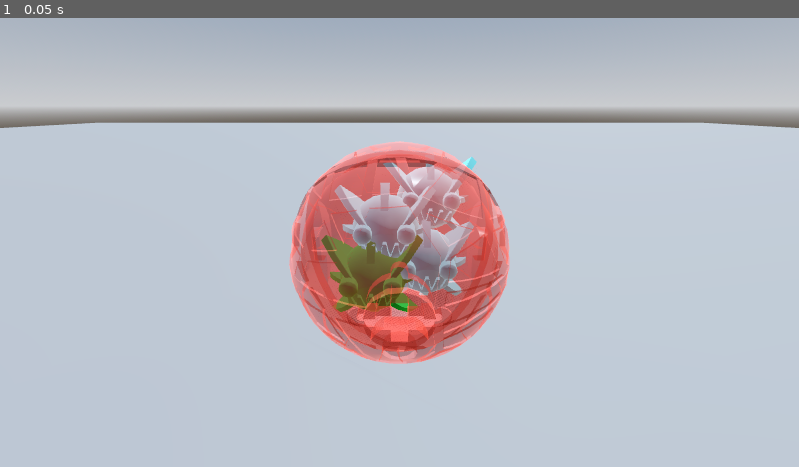
Above: before the commit, frame 1.
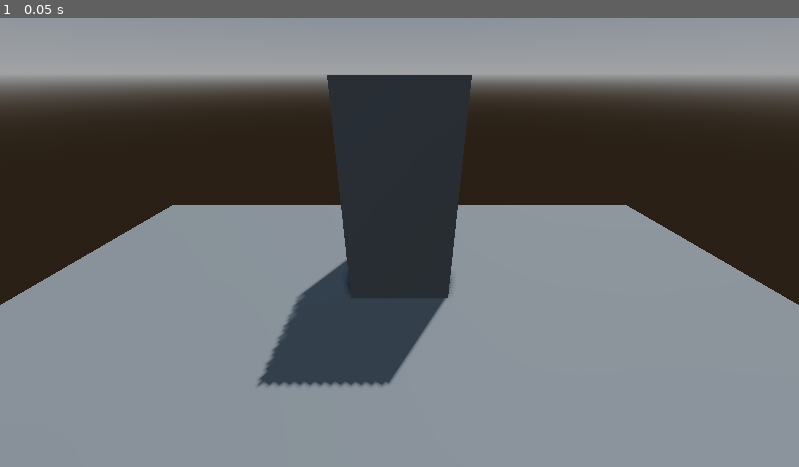
Above: after the commit, the same moment.

Repository: PIXEL-GAME-DEV/battle-for-power
Game: Godot game, scene res://source/levels/museum.tscn
Same seed, same stepped clock (60 frames per second), same inputs: the game is played once before the commit and once after it.
Inputs:
- Up to frame 1 (0.05 s): no input

The runs differ from the first frame. In frame 1, 100% of the frame differs, in the area x 0-100%, y 0-100%.

Commit message:
remove models, new materials

Diff:
--- a/assets/materials/black.tres
+++ b/assets/materials/black.tres
@@ -1,6 +1,16 @@
 [gd_resource type="StandardMaterial3D" format=3 uid="uid://b8225kq22is04"]
 
+[ext_resource type="Texture2D" uid="uid://i7gfehvw217x" path="res://assets/textures/detail_noise.tres" id="1_jb07i"]
+[ext_resource type="Texture2D" uid="uid://ds0ht1yxgwqgu" path="res://assets/textures/normal_noise.tres" id="2_2isvp"]
+[ext_resource type="Material" uid="uid://pff037iq3los" path="res://assets/materials/curvature.tres" id="3_2isvp"]
+
 [resource]
+next_pass = ExtResource("3_2isvp")
 albedo_color = Color(0.12941177, 0.12941177, 0.12941177, 1)
+metallic = 0.25
 roughness = 0.25
+detail_mask = ExtResource("1_jb07i")
+detail_blend_mode = 3
+detail_normal = ExtResource("2_2isvp")
+uv1_scale = Vector3(0.001, 0.001, 0.001)
 stencil_flags = 2
--- a/assets/materials/blue.tres
+++ b/assets/materials/blue.tres
@@ -1,6 +1,16 @@
 [gd_resource type="StandardMaterial3D" format=3 uid="uid://cibin2dsmd2n3"]
 
+[ext_resource type="Texture2D" uid="uid://i7gfehvw217x" path="res://assets/textures/detail_noise.tres" id="1_6nvlc"]
+[ext_resource type="Texture2D" uid="uid://ds0ht1yxgwqgu" path="res://assets/textures/normal_noise.tres" id="2_r8iop"]
+[ext_resource type="Material" uid="uid://pff037iq3los" path="res://assets/materials/curvature.tres" id="3_r8iop"]
+
 [resource]
+next_pass = ExtResource("3_r8iop")
 albedo_color = Color(0, 0.34117648, 0.6509804, 1)
+metallic = 0.25
 roughness = 0.25
+detail_mask = ExtResource("1_6nvlc")
+detail_blend_mode = 3
+detail_normal = ExtResource("2_r8iop")
+uv1_scale = Vector3(0.001, 0.001, 0.001)
 stencil_flags = 2
--- /dev/null
+++ b/assets/materials/curvature.tres
@@ -0,0 +1,9 @@
+[gd_resource type="ShaderMaterial" format=3 uid="uid://pff037iq3los"]
+
+[ext_resource type="Shader" uid="uid://ccspysnsg44ba" path="res://source/shaders/curvature.gdshader" id="1_i0oyd"]
+
+[resource]
+render_priority = 1
+shader = ExtResource("1_i0oyd")
+shader_parameter/ridge = 1.0
+shader_parameter/valley = 1.0
--- a/assets/materials/dark_blue.tres
+++ b/assets/materials/dark_blue.tres
@@ -1,6 +1,10 @@
 [gd_resource type="StandardMaterial3D" format=3 uid="uid://c4b2cj18x0en7"]
 
+[ext_resource type="Material" uid="uid://pff037iq3los" path="res://assets/materials/curvature.tres" id="1_st4m4"]
+
 [resource]
+next_pass = ExtResource("1_st4m4")
 albedo_color = Color(0.14117648, 0.21568628, 0.34117648, 1)
+metallic = 0.25
 roughness = 0.25
 stencil_flags = 2
--- a/assets/materials/dark_bluish_grey.tres
+++ b/assets/materials/dark_bluish_grey.tres
@@ -1,6 +1,17 @@
 [gd_resource type="StandardMaterial3D" format=3 uid="uid://lvtp6bvbgo6o"]
 
+[ext_resource type="Texture2D" uid="uid://i7gfehvw217x" path="res://assets/textures/detail_noise.tres" id="1_rx25f"]
+[ext_resource type="Texture2D" uid="uid://ds0ht1yxgwqgu" path="res://assets/textures/normal_noise.tres" id="2_w4ajr"]
+[ext_resource type="Material" uid="uid://pff037iq3los" path="res://assets/materials/curvature.tres" id="3_w4ajr"]
+
 [resource]
+next_pass = ExtResource("3_w4ajr")
 albedo_color = Color(0.34901962, 0.3647059, 0.3764706, 1)
+metallic = 0.25
 roughness = 0.25
+detail_mask = ExtResource("1_rx25f")
+detail_blend_mode = 3
+detail_normal = ExtResource("2_w4ajr")
+uv1_scale = Vector3(0.005, 0.005, 0.005)
+uv1_triplanar = true
 stencil_flags = 2
--- a/assets/materials/dark_red.tres
+++ b/assets/materials/dark_red.tres
@@ -1,6 +1,10 @@
 [gd_resource type="StandardMaterial3D" format=3 uid="uid://dtvhbed4bbpcp"]
 
+[ext_resource type="Material" uid="uid://pff037iq3los" path="res://assets/materials/curvature.tres" id="1_ikmot"]
+
 [resource]
+next_pass = ExtResource("1_ikmot")
 albedo_color = Color(0.41568628, 0.05490196, 0.08235294, 1)
+metallic = 0.25
 roughness = 0.25
 stencil_flags = 2
--- /dev/null
+++ b/assets/materials/glow_trans_neon_green.tres
@@ -0,0 +1,12 @@
+[gd_resource type="StandardMaterial3D" format=3 uid="uid://ce6gudy23e5bb"]
+
+[resource]
+transparency = 1
+albedo_color = Color(0.7529412, 0.9607843, 0, 0.49803922)
+metallic = 0.25
+roughness = 0.25
+emission_enabled = true
+emission = Color(0.7529412, 0.9607843, 0, 0.49803922)
+rim_enabled = true
+refraction_scale = 0.02
+stencil_flags = 2
--- /dev/null
+++ b/assets/materials/glow_trans_neon_orange.tres
@@ -0,0 +1,12 @@
+[gd_resource type="StandardMaterial3D" format=3 uid="uid://c1xccahxbn62l"]
+
+[resource]
+render_priority = 1
+transparency = 1
+albedo_color = Color(1, 0.25882354, 0.19215687, 0.49803922)
+metallic = 0.25
+roughness = 0.25
+emission_enabled = true
+emission = Color(1, 0.25882354, 0.19215687, 0.49803922)
+rim_enabled = true
+stencil_flags = 2
--- a/assets/materials/light_bluish_grey.tres
+++ b/assets/materials/light_bluish_grey.tres
@@ -1,6 +1,10 @@
 [gd_resource type="StandardMaterial3D" format=3 uid="uid://b4v02d5twvgvx"]
 
+[ext_resource type="Material" uid="uid://pff037iq3los" path="res://assets/materials/curvature.tres" id="1_7es0q"]
+
 [resource]
+next_pass = ExtResource("1_7es0q")
 albedo_color = Color(0.6862745, 0.70980394, 0.78039217, 1)
+metallic = 0.25
 roughness = 0.25
 stencil_flags = 2
--- a/assets/materials/lime.tres
+++ b/assets/materials/lime.tres
@@ -1,6 +1,10 @@
 [gd_resource type="StandardMaterial3D" format=3 uid="uid://c76d5y5h4nfn2"]
 
+[ext_resource type="Material" uid="uid://pff037iq3los" path="res://assets/materials/curvature.tres" id="1_xql11"]
+
 [resource]
+next_pass = ExtResource("1_xql11")
 albedo_color = Color(0.76862746, 0.8784314, 0, 1)
+metallic = 0.25
 roughness = 0.25
 stencil_flags = 2
--- /dev/null
+++ b/assets/materials/metal.tres
@@ -0,0 +1,9 @@
+[gd_resource type="StandardMaterial3D" format=3 uid="uid://dkx7t2k4t283g"]
+
+[ext_resource type="Material" uid="uid://pff037iq3los" path="res://assets/materials/curvature.tres" id="1_8a8ap"]
+
+[resource]
+next_pass = ExtResource("1_8a8ap")
+metallic = 1.0
+roughness = 0.0
+stencil_flags = 2
--- a/assets/materials/orange.tres
+++ b/assets/materials/orange.tres
@@ -1,6 +1,10 @@
 [gd_resource type="StandardMaterial3D" format=3 uid="uid://gov8qk51uqsh"]
 
+[ext_resource type="Material" uid="uid://pff037iq3los" path="res://assets/materials/curvature.tres" id="1_ku41j"]
+
 [resource]
+next_pass = ExtResource("1_ku41j")
 albedo_color = Color(1, 0.49411765, 0.078431375, 1)
+metallic = 0.25
 roughness = 0.25
 stencil_flags = 2
--- /dev/null
+++ b/assets/materials/pearl_dark_grey.tres
@@ -0,0 +1,10 @@
+[gd_resource type="StandardMaterial3D" format=3 uid="uid://dswqsdpjn81ok"]
+
+[ext_resource type="Material" uid="uid://pff037iq3los" path="res://assets/materials/curvature.tres" id="1_gp3c4"]
+
+[resource]
+next_pass = ExtResource("1_gp3c4")
+albedo_color = Color(0.4, 0.4, 0.3764706, 1)
+metallic = 1.0
+roughness = 0.25
+stencil_flags = 2
--- a/assets/materials/pearl_light_grey.tres
+++ b/assets/materials/pearl_light_grey.tres
@@ -1,7 +1,10 @@
 [gd_resource type="StandardMaterial3D" format=3 uid="uid://bxvy8x6dylplq"]
 
+[ext_resource type="Material" uid="uid://pff037iq3los" path="res://assets/materials/curvature.tres" id="1_7lixb"]
+
 [resource]
+next_pass = ExtResource("1_7lixb")
 albedo_color = Color(0.6745098, 0.7176471, 0.7529412, 1)
-metallic = 0.6
-roughness = 0.25
+metallic = 1.0
+roughness = 0.2
 stencil_flags = 2
--- a/assets/materials/red.tres
+++ b/assets/materials/red.tres
@@ -1,6 +1,10 @@
 [gd_resource type="StandardMaterial3D" format=3 uid="uid://22rbiwa61bjq"]
 
+[ext_resource type="Material" uid="uid://pff037iq3los" path="res://assets/materials/curvature.tres" id="1_qtd1o"]
+
 [resource]
+next_pass = ExtResource("1_qtd1o")
 albedo_color = Color(0.7019608, 0, 0.023529412, 1)
+metallic = 0.25
 roughness = 0.25
 stencil_flags = 2
--- a/assets/materials/rubber_trans_green.tres
+++ b/assets/materials/rubber_trans_green.tres
@@ -1,9 +1,11 @@
 [gd_resource type="StandardMaterial3D" format=3 uid="uid://cxsyqd3ij8wvo"]
 
+[ext_resource type="Material" uid="uid://pff037iq3los" path="res://assets/materials/curvature.tres" id="1_8n3pj"]
+
 [resource]
+next_pass = ExtResource("1_8n3pj")
 albedo_color = Color(0.12941177, 0.4627451, 0.14509805, 1)
 roughness = 0.9
-rim_enabled = true
 subsurf_scatter_enabled = true
 subsurf_scatter_strength = 1.0
 subsurf_scatter_transmittance_enabled = true
--- a/assets/materials/rubber_trans_light_blue.tres
+++ b/assets/materials/rubber_trans_light_blue.tres
@@ -1,9 +1,11 @@
 [gd_resource type="StandardMaterial3D" format=3 uid="uid://rhi6iq82o7g8"]
 
+[ext_resource type="Material" uid="uid://pff037iq3los" path="res://assets/materials/curvature.tres" id="1_r1xd1"]
+
 [resource]
+next_pass = ExtResource("1_r1xd1")
 albedo_color = Color(0.40784314, 0.7372549, 0.77254903, 1)
 roughness = 0.9
-rim_enabled = true
 subsurf_scatter_enabled = true
 subsurf_scatter_strength = 1.0
 subsurf_scatter_transmittance_enabled = true
--- a/assets/materials/rubber_trans_neon_orange.tres
+++ b/assets/materials/rubber_trans_neon_orange.tres
@@ -1,9 +1,11 @@
 [gd_resource type="StandardMaterial3D" format=3 uid="uid://dl35b7ujq87kk"]
 
+[ext_resource type="Material" uid="uid://pff037iq3los" path="res://assets/materials/curvature.tres" id="1_32wxk"]
+
 [resource]
+next_pass = ExtResource("1_32wxk")
 albedo_color = Color(1, 0.25882354, 0.19215687, 1)
 roughness = 0.9
-rim_enabled = true
 subsurf_scatter_enabled = true
 subsurf_scatter_strength = 1.0
 subsurf_scatter_transmittance_enabled = true
--- a/assets/materials/rubber_trans_orange.tres
+++ b/assets/materials/rubber_trans_orange.tres
@@ -1,9 +1,11 @@
 [gd_resource type="StandardMaterial3D" format=3 uid="uid://874sawhbm80v"]
 
+[ext_resource type="Material" uid="uid://pff037iq3los" path="res://assets/materials/curvature.tres" id="1_pget1"]
+
 [resource]
+next_pass = ExtResource("1_pget1")
 albedo_color = Color(0.9137255, 0.43529412, 0.003921569, 1)
 roughness = 0.9
-rim_enabled = true
 subsurf_scatter_enabled = true
 subsurf_scatter_strength = 1.0
 subsurf_scatter_transmittance_enabled = true
--- a/assets/materials/trans_medium_blue.tres
+++ b/assets/materials/trans_medium_blue.tres
@@ -1,7 +1,9 @@
 [gd_resource type="StandardMaterial3D" format=3 uid="uid://dv0bv1irsegrr"]
 
 [resource]
+render_priority = 2
 transparency = 1
 albedo_color = Color(0.4627451, 0.6392157, 0.78431374, 0.49803922)
-roughness = 0.25
+metallic = 1.0
+roughness = 0.0
 stencil_flags = 2
--- a/assets/materials/trans_neon_green.tres
+++ b/assets/materials/trans_neon_green.tres
@@ -3,7 +3,6 @@
 [resource]
 transparency = 1
 albedo_color = Color(0.7529412, 0.9607843, 0, 0.49803922)
+metallic = 0.25
 roughness = 0.25
-rim_enabled = true
-refraction_scale = 0.02
 stencil_flags = 2
--- a/assets/materials/trans_neon_orange.tres
+++ b/assets/materials/trans_neon_orange.tres
@@ -3,6 +3,7 @@
 [resource]
 transparency = 1
 albedo_color = Color(1, 0.25882354, 0.19215687, 0.49803922)
+metallic = 0.25
 roughness = 0.25
 rim_enabled = true
 refraction_scale = 0.02
--- a/assets/materials/white.tres
+++ b/assets/materials/white.tres
@@ -1,5 +1,6 @@
 [gd_resource type="StandardMaterial3D" format=3 uid="uid://bvahxjpxcc128"]
 
 [resource]
+metallic = 0.25
 roughness = 0.25
 stencil_flags = 2
--- /dev/null
+++ b/assets/textures/detail_noise.tres
@@ -0,0 +1,10 @@
+[gd_resource type="NoiseTexture2D" format=3 uid="uid://i7gfehvw217x"]
+
+[sub_resource type="FastNoiseLite" id="FastNoiseLite_71kic"]
+seed = 1
+
+[resource]
+width = 4096
+height = 4096
+noise = SubResource("FastNoiseLite_71kic")
+seamless = true
--- /dev/null
+++ b/assets/textures/normal_noise.tres
@@ -0,0 +1,8 @@
+[gd_resource type="NoiseTexture2D" format=3 uid="uid://ds0ht1yxgwqgu"]
+
+[sub_resource type="FastNoiseLite" id="FastNoiseLite_whhyy"]
+
+[resource]
+noise = SubResource("FastNoiseLite_whhyy")
+seamless = true
+as_normal_map = true
--- a/project.godot
+++ b/project.godot
@@ -13,11 +13,15 @@
 config/name="Battle for power"
 run/main_scene="uid://8j3q300p8gx4"
 config/features=PackedStringArray("4.6", "Forward Plus")
-config/icon="res://assets/icon.svg"
+config/icon="res://assets/textures/icon.svg"
 
 [autoload]
 
 MultiplayerInput="*uid://bggkri7rfpuft"
+
+[display]
+
+window/size/mode=4
 
 [editor_plugins]
 
@@ -30,6 +34,6 @@
 [rendering]
 
 rendering_device/driver.windows="d3d12"
-anti_aliasing/quality/msaa_3d=2
 anti_aliasing/quality/use_debanding=true
 environment/subsurface_scattering/subsurface_scattering_quality=3
+anti_aliasing/quality/use_taa=true
--- a/source/levels/museum.tscn
+++ b/source/levels/museum.tscn
@@ -1,6 +1,4 @@
 [gd_scene format=3 uid="uid://8j3q300p8gx4"]
-
-[ext_resource type="PackedScene" uid="uid://bpqlbkxe82pq1" path="res://source/objects/tridax_pod.tscn" id="1_cko76"]
 
 [sub_resource type="ProceduralSkyMaterial" id="ProceduralSkyMaterial_yv0si"]
 sky_horizon_color = Color(0.66224277, 0.6717428, 0.6867428, 1)
@@ -12,12 +10,16 @@
 [sub_resource type="Environment" id="Environment_11t87"]
 background_mode = 2
 sky = SubResource("Sky_i6tyk")
-tonemap_mode = 2
+tonemap_mode = 4
+ssr_enabled = true
 ssao_enabled = true
 ssil_enabled = true
 sdfgi_enabled = true
+sdfgi_y_scale = 2
 glow_enabled = true
-volumetric_fog_enabled = true
+
+[sub_resource type="CapsuleShape3D" id="CapsuleShape3D_lo37y"]
+radius = 0.4
 
 [node name="Museum" type="Node3D" unique_id=59399989]
 
@@ -27,14 +29,27 @@
 [node name="DirectionalLight3D" type="DirectionalLight3D" parent="." unique_id=235687190]
 transform = Transform3D(-0.8660254, -0.43301278, 0.25, 0, 0.49999997, 0.86602545, -0.50000006, 0.75, -0.43301266, 0, 0, 0)
 light_energy = 0.3
+light_angular_distance = 0.5
 shadow_enabled = true
+directional_shadow_blend_splits = true
+directional_shadow_max_distance = 10.0
 
 [node name="CSGBox3D" type="CSGBox3D" parent="." unique_id=1376830304]
 transform = Transform3D(1, 0, 0, 0, 1, 0, 0, 0, 1, 0, -1, 0)
 size = Vector3(8, 2, 8)
 
-[node name="TridaxPod" parent="." unique_id=916550285 instance=ExtResource("1_cko76")]
-transform = Transform3D(-1, 0, -8.742278e-08, 0, 1, 0, 8.742278e-08, 0, -1, 0, 0.1, 0)
+[node name="CSGBox3D2" type="CSGBox3D" parent="." unique_id=1054070863]
+transform = Transform3D(1, 0, 0, 0, 1, 0, 0, 0, 1, 0, 1, -2)
+size = Vector3(1, 2, 1)
 
 [node name="Camera3D" type="Camera3D" parent="." unique_id=2002590356]
-transform = Transform3D(1, 0, 0, 0, 0.90630776, 0.42261827, 0, -0.42261827, 0.90630776, 0, 0.2, 0.2)
+transform = Transform3D(1, 0, 0, 0, 0.8660254, 0.5, 0, -0.5, 0.8660254, 0, 2.0084057, 0.8238176)
+
+[node name="ReflectionProbe" type="ReflectionProbe" parent="." unique_id=1431025149]
+transform = Transform3D(1, 0, 0, 0, 1, 0, 0, 0, 1, 0.3116209, 0.7069449, 0)
+
+[node name="RigidBody3D" type="RigidBody3D" parent="." unique_id=1998892855]
+
+[node name="CollisionShape3D" type="CollisionShape3D" parent="RigidBody3D" unique_id=828312423]
+transform = Transform3D(1, 0, 0, 0, 1, 0, 0, 0, 1, 0, 1, 0)
+shape = SubResource("CapsuleShape3D_lo37y")
--- a/source/objects/tridax_pod.tscn
+++ /dev/null
@@ -1,45 +0,0 @@
-[gd_scene format=3 uid="uid://bpqlbkxe82pq1"]
-
-[ext_resource type="ArrayMesh" uid="uid://c50gi86oebss0" path="res://assets/tridax_pod_half.obj" id="1_1mmb6"]
-[ext_resource type="Material" uid="uid://c8qu87828lu24" path="res://assets/materials/trans_neon_orange.tres" id="1_7b47d"]
-[ext_resource type="Material" uid="uid://rhi6iq82o7g8" path="res://assets/materials/rubber_trans_light_blue.tres" id="2_7b47d"]
-[ext_resource type="ArrayMesh" uid="uid://c87f2eh2pl2rf" path="res://assets/shadow_leech.obj" id="3_kb4i8"]
-[ext_resource type="Material" uid="uid://cxsyqd3ij8wvo" path="res://assets/materials/rubber_trans_green.tres" id="5_kb4i8"]
-
-[sub_resource type="SphereShape3D" id="SphereShape3D_kb4i8"]
-radius = 0.08
-
-[node name="TridaxPod" type="Node3D" unique_id=916550285]
-
-[node name="CollisionShape3D" type="CollisionShape3D" parent="." unique_id=1349883601]
-shape = SubResource("SphereShape3D_kb4i8")
-
-[node name="TridaxPodHalf1" type="MeshInstance3D" parent="." unique_id=1346295194]
-transform = Transform3D(0.002, 0, 0, 0, 0.002, 0, 0, 0, 0.002, 0, 0, -0.033)
-material_override = ExtResource("1_7b47d")
-mesh = ExtResource("1_1mmb6")
-
-[node name="TridaxPodHalf2" type="MeshInstance3D" parent="." unique_id=493829646]
-transform = Transform3D(-8.742278e-11, -0.002, 0, -0.002, 8.742278e-11, 1.7484555e-10, -1.7484555e-10, 7.642742e-18, -0.002, 0, 0, 0.033)
-material_override = ExtResource("1_7b47d")
-mesh = ExtResource("1_1mmb6")
-
-[node name="ShadowLeech" type="MeshInstance3D" parent="." unique_id=373334052]
-transform = Transform3D(0.002, 0, 0, 0, 0.002, 0, 0, 0, 0.002, 0.010670483, 0.012263656, 0.009563267)
-material_override = ExtResource("2_7b47d")
-mesh = ExtResource("3_kb4i8")
-
-[node name="ShadowLeech2" type="MeshInstance3D" parent="." unique_id=101285413]
-transform = Transform3D(0.002, 0, 0, 0, 0.002, 0, 0, 0, 0.002, -0.020960093, -0.016756073, 0.009563267)
-material_override = ExtResource("2_7b47d")
-mesh = ExtResource("3_kb4i8")
-
-[node name="ShadowLeech3" type="MeshInstance3D" parent="." unique_id=1493993896]
-transform = Transform3D(0.002, 0, 0, 0, 0.002, 0, 0, 0, 0.002, -0.024024785, 0.028825223, 0.03462717)
-material_override = ExtResource("2_7b47d")
-mesh = ExtResource("3_kb4i8")
-
-[node name="ShadowLeech4" type="MeshInstance3D" parent="." unique_id=1428474545]
-transform = Transform3D(0.002, 0, 0, 0, 0.002, 0, 0, 0, 0.002, 0.0203605, -0.021060318, -0.007230833)
-material_override = ExtResource("5_kb4i8")
-mesh = ExtResource("3_kb4i8")
--- /dev/null
+++ b/source/shaders/curvature.gdshader
@@ -0,0 +1,36 @@
+shader_type spatial;
+render_mode unshaded, blend_mul;
+
+uniform sampler2D normal_texture: hint_normal_roughness_texture;
+uniform float ridge: hint_range(0.0, 2.0, 0.0001) = 1.0;
+uniform float valley: hint_range(0.0, 2.0, 0.0001) = 1.0;
+//uniform float size: hint_range(0.0, 2.0, 0.0001) = 1.0;
+//uniform float perspective: hint_range(0.0, 2.0, 0.0001) = 1.0;
+//vec2 offset = vec2(size) * (1.0 + FRAGCOORD.w * perspective);
+
+float curvatureSoftClamp(float curvature, float control) {
+	if (curvature < 0.5f / control) {
+		return curvature * (1.0f - curvature * control);
+	}
+	return 0.25f / control;
+}
+
+void fragment() {
+	vec2 uv = SCREEN_UV;
+	float curvature = 0.0;
+	vec3 offset = vec3(0.5 / VIEWPORT_SIZE, 0.0);
+	float normal_up = texture(normal_texture, uv + offset.zy).g;
+	float normal_down = texture(normal_texture, uv - offset.zy).g;
+	float normal_right = texture(normal_texture, uv + offset.xz).r;
+	float normal_left = texture(normal_texture, uv - offset.xz).r;
+	float normal_diff = (normal_down - normal_up) + (normal_right - normal_left);
+
+	if (normal_diff < 0.0) {
+		curvature = -2.0 * curvatureSoftClamp(-normal_diff, 1.0/valley);
+	}
+	else {
+		curvature = 2.0 * curvatureSoftClamp(normal_diff, 1.0/ridge);
+	}
+
+	ALBEDO = vec3(1.0 + curvature);
+}
Not shown, removed: assets/shadow_leech.mtl
Not shown, removed: assets/shadow_leech.obj
Not shown, removed: assets/shadow_leech.obj.import
Renamed: assets/icon.svg -> assets/textures/icon.svg
Not shown, changed: assets/textures/icon.svg.import
Not shown, removed: assets/tridax_pod.mtl
Not shown, removed: assets/tridax_pod_half.obj
Not shown, removed: assets/tridax_pod_half.obj.import
Not shown, added: source/shaders/curvature.gdshader.uid
